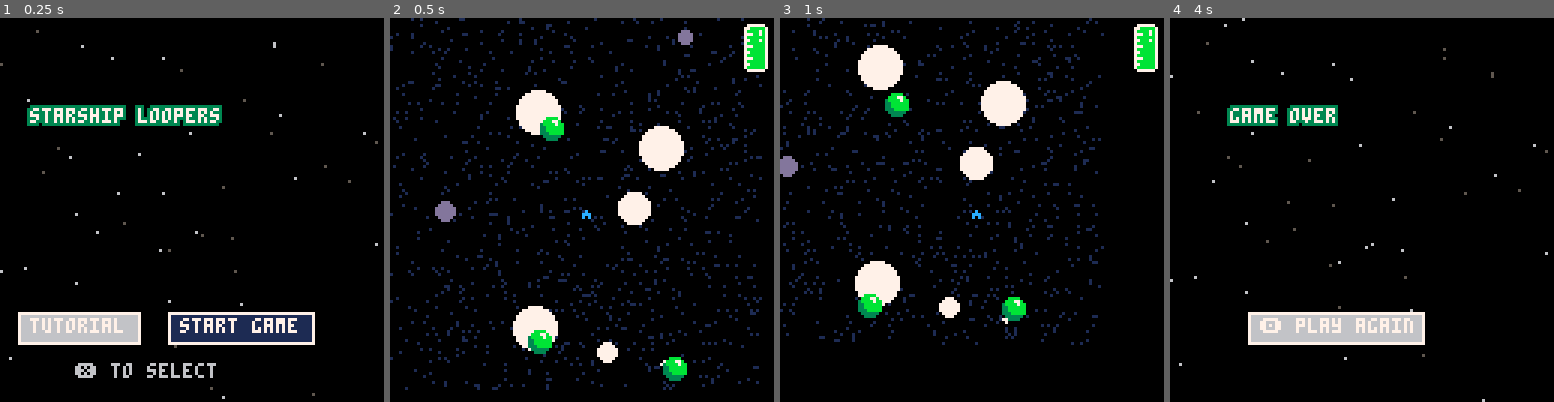
Above: before the commit, frames 1-4 (left to right).
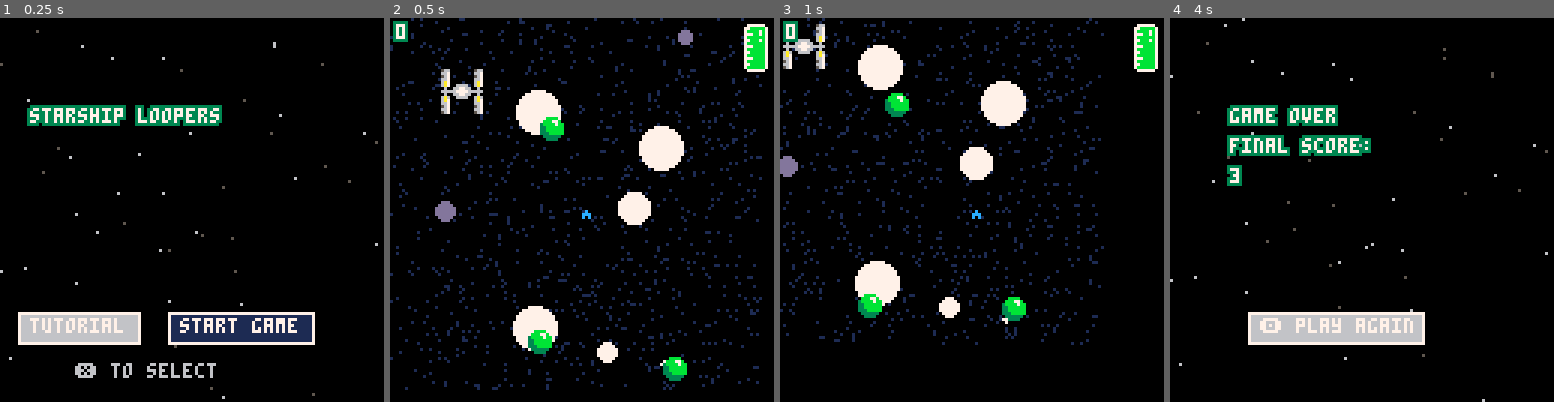
Above: after the commit, the same moments.

Repository: aadriien/GMTK-starship-loopers
Game: PICO-8 cartridge starship-loopers.p8
The game is run twice, just before and just after one commit, with the same random seed, the same clock (stepped at 60 frames per second) and the same inputs.
Inputs:
- Up to frame 1 (0.25 s): no input
- Up to frame 2 (0.5 s): tap X (X key) at 0.33 s
- Up to frame 3 (1 s): tap O (Z key) at 0.7 s
- Up to frame 4 (4 s): tap X (X key) at 1.07, 1.85, 2.97 s; hold Right 1.6-2.1 s; tap O (Z key) every 0.4 s from 1.7 to 3.7 s; hold Right 2.47-3.03 s; hold Left 3.08-3.58 s

Frame 1 is identical in both runs. In frame 2, 0.9% of the frame differs, in the area x 0-25%, y 0-25%; in frame 3, 0.8%; in frame 4, 2.0%, in the area x 14-53%, y 30-44%.

Commit message:
added scoring stuff

Diff:
--- a/starship-loopers.p8
+++ b/starship-loopers.p8
@@ -67,6 +67,12 @@
         })
     end
 
+    -- space station
+    station = {
+        x = 20,
+        y = 20,
+        mass = 80
+    }
     -- global variables
     max_orbit_distance = 40
     max_speed = 8
@@ -187,6 +193,8 @@
         ship.state = "drift"
     end
 
+    -- scoring: 1 point every second you're alive
+    ship.score += (1/30)
     -- update positions of ship, celestial bodies, and particles
     move_ship()
     move_fuel_pickups()
@@ -238,9 +246,11 @@
         line(ship.x, ship.y, ship.target.x, ship.target.y, 8)
     end
     draw_fuel_pickups()
+    draw_station()
 
     camera(0,0)
     draw_fuel()
+    draw_score()
 end
 
 function u_end_screen()
@@ -283,6 +293,8 @@
 
     elseif _upd == u_end_screen then
         print_with_glow("game over", 20, 30, 7)
+        print_with_glow("final score: ", 20, 40, 7)
+        print_with_glow(flr(ship.score), 20, 50, 7)
         draw_button(30, 100, "🅾️ play again", 1)
     end
 end
@@ -312,6 +324,10 @@
     print(txt, x, y, col)
 end
 
+function draw_score()
+    print_with_glow(flr(ship.score), 2,2,7)
+end
+
 function draw_button(x, y, label, selected)
     local w = #label * 4 + 4
     if _upd == u_end_screen then -- give play again more padding
@@ -339,6 +355,10 @@
     end
 end
 
+function draw_station()
+    sspr(96, 0, 16, 16, station.x, station.y)
+
+end
 -- movement physics
 
 function move_fuel_pickups()
@@ -414,6 +434,8 @@
         if distance <= 8 then
             del(fuel_snacks, fuel)
             ship.fuel_left = min(ship.fuel_left + 100, ship.fuel_max)
+            -- point bonus for refueling
+            ship.score += 20
         end
     end
 end
@@ -528,21 +551,21 @@
 
 __gfx__
 00000000000000000c000000000000000000000000000000000000000000000000000000000000000000000000000000000000000000000000bbbb0007777770
-0000000000000000ccc0000000000000000000000000000000000000000000000000000000000000000000000000000000000000000000000bbb77b077000007
-007007000cccccc0c0c0000000000000000000000000000000000000000000000000000000000000000000000000000000000000000000003bbbb7bb70000707
-00077000cccccccc00000000000000000000000000000000000000000000000000000000000000000000000000000000000000000000000033bbbbbb77700707
-000770000ccccccc00000000000000000000000000000000000000000000000000000000000000000000000000000000000000000000000033bbbbbb70000007
-007007000ccccccc000000000000000000000000000000000000000000000000000000000000000000000000000000000000000000000000333bbbbb77000707
-00000000000cccc00000000000000000000000000000000000000000000000000000000000000000000000000000000000000000000000000333333070000007
-00000000000000000000000000000000000000000000000000000000000000000000000000000000000000000000000000000000000000000033330077700007
-00000000000000000000000000000000000000000000000000000000000000000000000000000000000000000000000000000000000000000000000070000007
-00000000000000000000000000000000000000000000000000000000000000000000000000000000000000000000000000000000000000000000000077000007
-00000000000000000000000000000000000000000000000000000000000000000000000000000000000000000000000000000000000000000000000070000007
-00000000000000000000000000000000000000000000000000000000000000000000000000000000000000000000000000000000000000000000000077700007
-00000000000000000000000000000000000000000000000000000000000000000000000000000000000000000000000000000000000000000000000070000007
-00000000000000000000000000000000000000000000000000000000000000000000000000000000000000000000000000000000000000000000000077000007
-00000000000000000000000000000000000000000000000000000000000000000000000000000000000000000000000000000000000000000000000070000007
-00000000000000000000000000000000000000000000000000000000000000000000000000000000000000000000000000000000000000000000000007777770
+0000000000000000ccc0000000000000000000000000000000000000000000000000000000000000000000000000000005660000000056600bbb77b077000007
+007007000cccccc0c0c0000000000000000000000000000000000000000000000000000000000000000000000000000006670000000066703bbbb7bb70000707
+00077000cccccccc00000000000000000000000000000000000000000000000000000000000000000000000000000000056700000000567033bbbbbb77700707
+000770000ccccccc00000000000000000000000000000000000000000000000000000000000000000000000000000000066700000000667033bbbbbb70000007
+007007000ccccccc0000000000000000000000000000000000000000000000000000000000000000000000000000000006a7000000006a70333bbbbb77000707
+00000000000cccc00000000000000000000000000000000000000000000000000000000000000000000000000000000006a7006666006a700333333070000007
+00000000000000000000000000000000000000000000000000000000000000000000000000000000000000000000000000600667766006000033330077700007
+00000000000000000000000000000000000000000000000000000000000000000000000000000000000000000000000006666677776666600000000070000007
+00000000000000000000000000000000000000000000000000000000000000000000000000000000000000000000000000600667766006000000000077000007
+00000000000000000000000000000000000000000000000000000000000000000000000000000000000000000000000006a6006666006a600000000070000007
+00000000000000000000000000000000000000000000000000000000000000000000000000000000000000000000000006a7000000006a700000000077700007
+00000000000000000000000000000000000000000000000000000000000000000000000000000000000000000000000006670000000066700000000070000007
+00000000000000000000000000000000000000000000000000000000000000000000000000000000000000000000000005670000000056700000000077000007
+00000000000000000000000000000000000000000000000000000000000000000000000000000000000000000000000006670000000066700000000070000007
+00000000000000000000000000000000000000000000000000000000000000000000000000000000000000000000000005670000000056700000000007777770
 __map__
 0000000000000000000000000000000000000000000000000000000000000000000000000000000000000000000000000000000000000000000000000000000000000000000000000000000000000000000000000000000000000000000000000000000000000000000000000000000000000000000000000000000000000000
 0003030303030303030303030300000000000000000000000000000000000000000000000000000000000000000000000000000000000000000000000000000000000000000000000000000000000000000000000000000000000000000000000000000000000000000000000000000000000000000000000000000000000000
